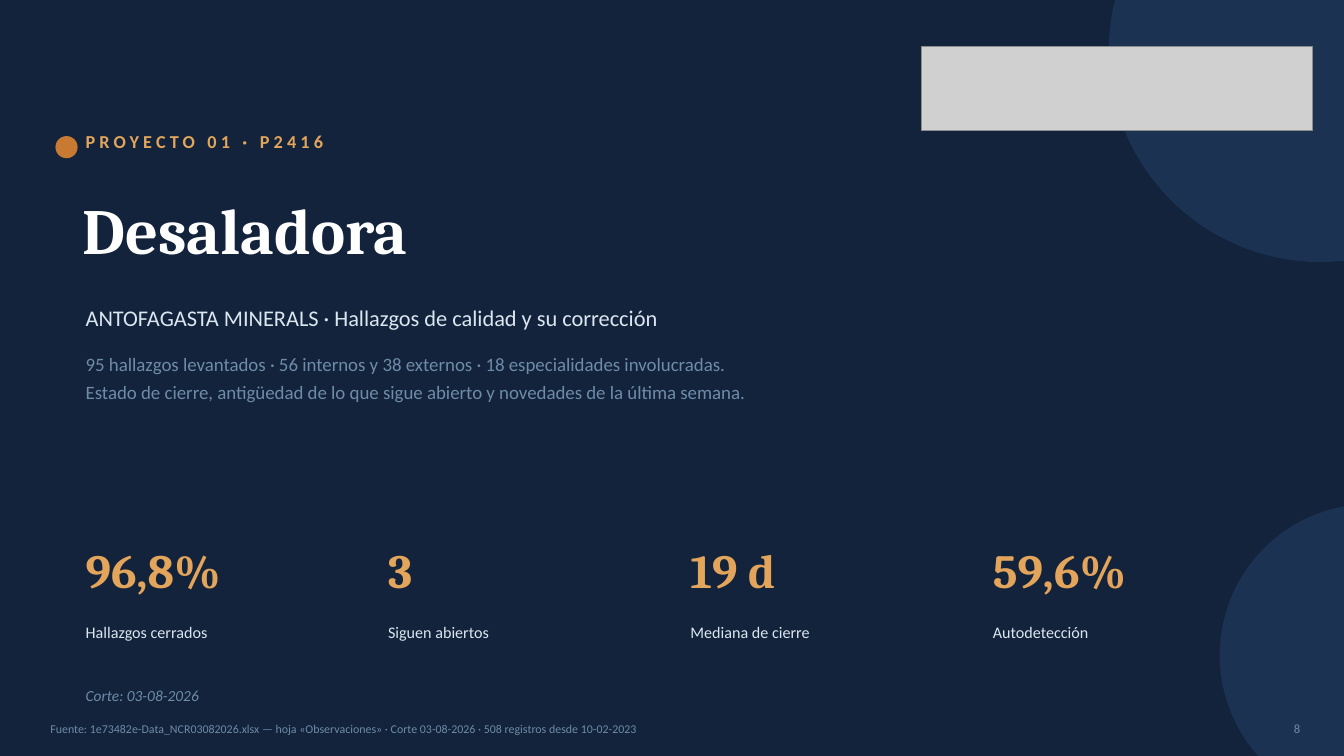
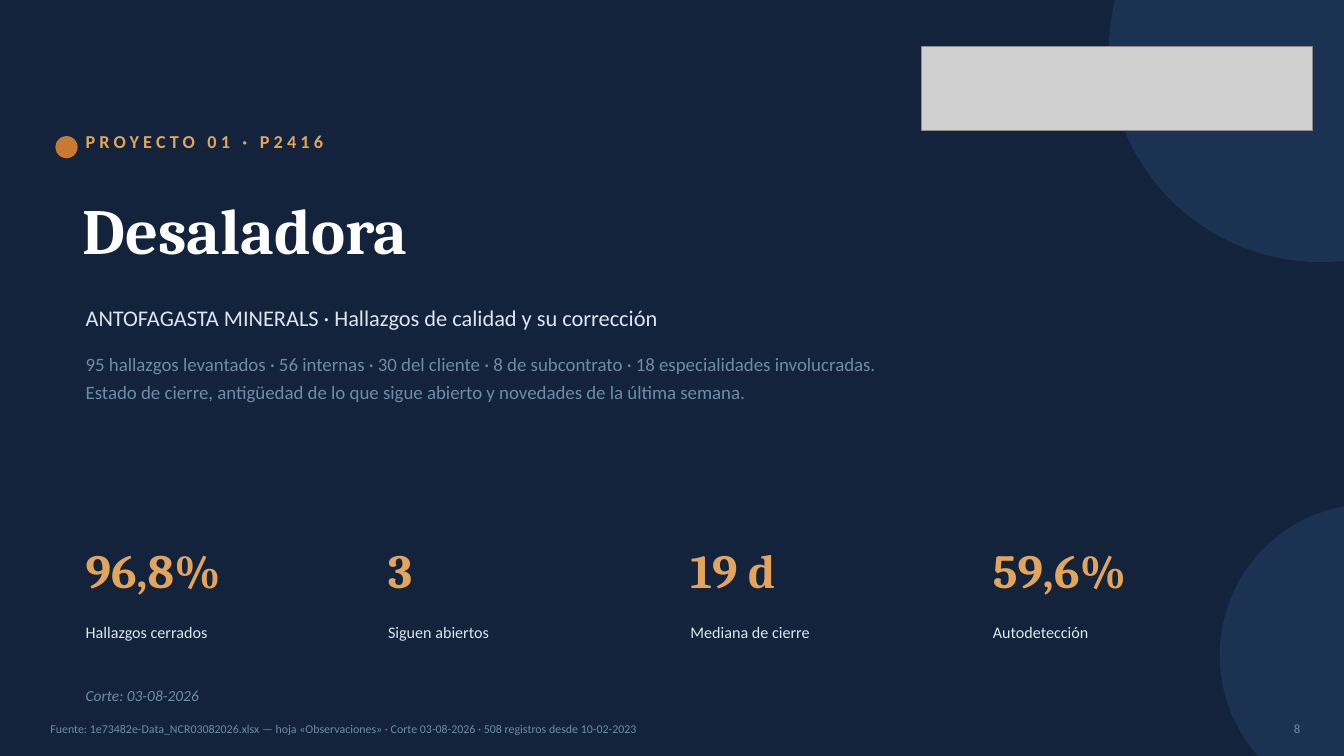
Before and after one commit to tdkvalex/Dashboard-HSEQ, a slide deck: slide 8 of modulo_nc/Panel_No_Conformidades.pptx. Drawn at 1344x756 pixels with LibreOffice and Linux fonts; fonts in the diff are those of the drawing; grey boxes stand for pictures. Boxes give left, top, right and bottom in pixels: in the first picture for what was removed or moved away, otherwise in the second. Text is boxed around its words. In the diff, an @@ line names an element or a change of style, - is before the commit and + after.

```diff
--- a/modulo_nc/Panel_No_Conformidades.pptx
+++ b/modulo_nc/Panel_No_Conformidades.pptx
@@ text at (x1=86, y1=358, x2=875, y2=374): text changed @@
-95 hallazgos levantados · 56 internos y 38 externos · 18 especialidades involucradas.
+95 hallazgos levantados · 56 internas · 30 del cliente · 8 de subcontrato · 18 especialidades involucradas.
```
Also in this commit, not shown: 9 other slides changed, 6 other files.
